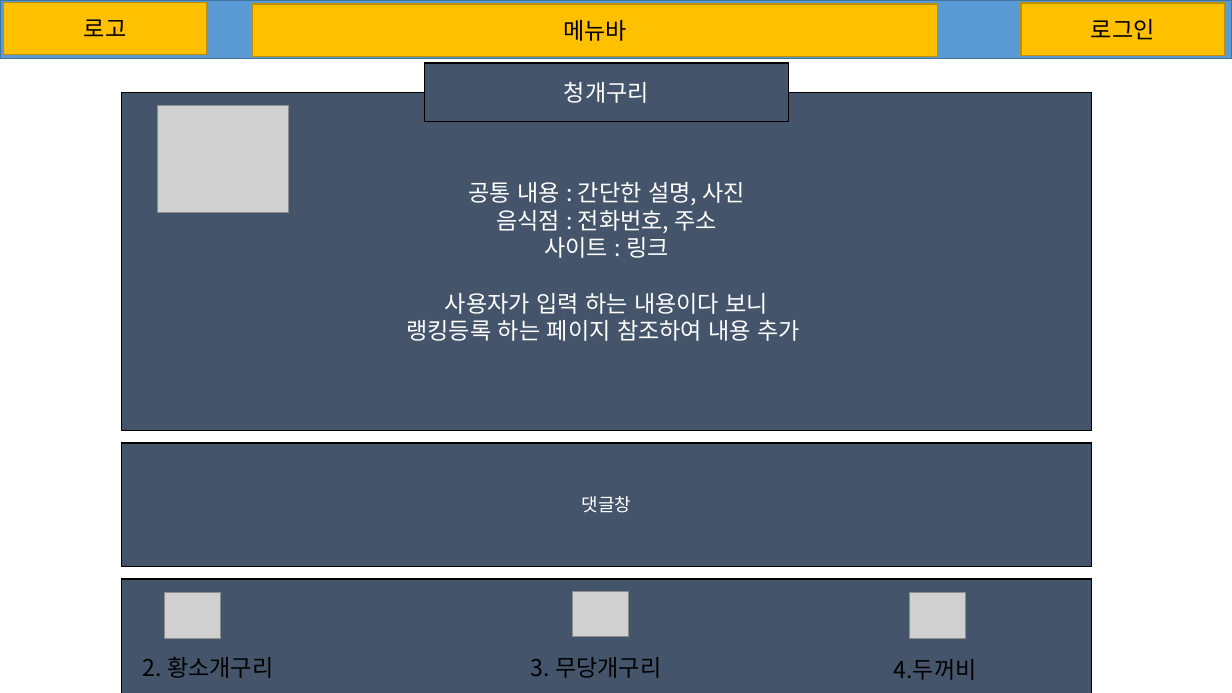
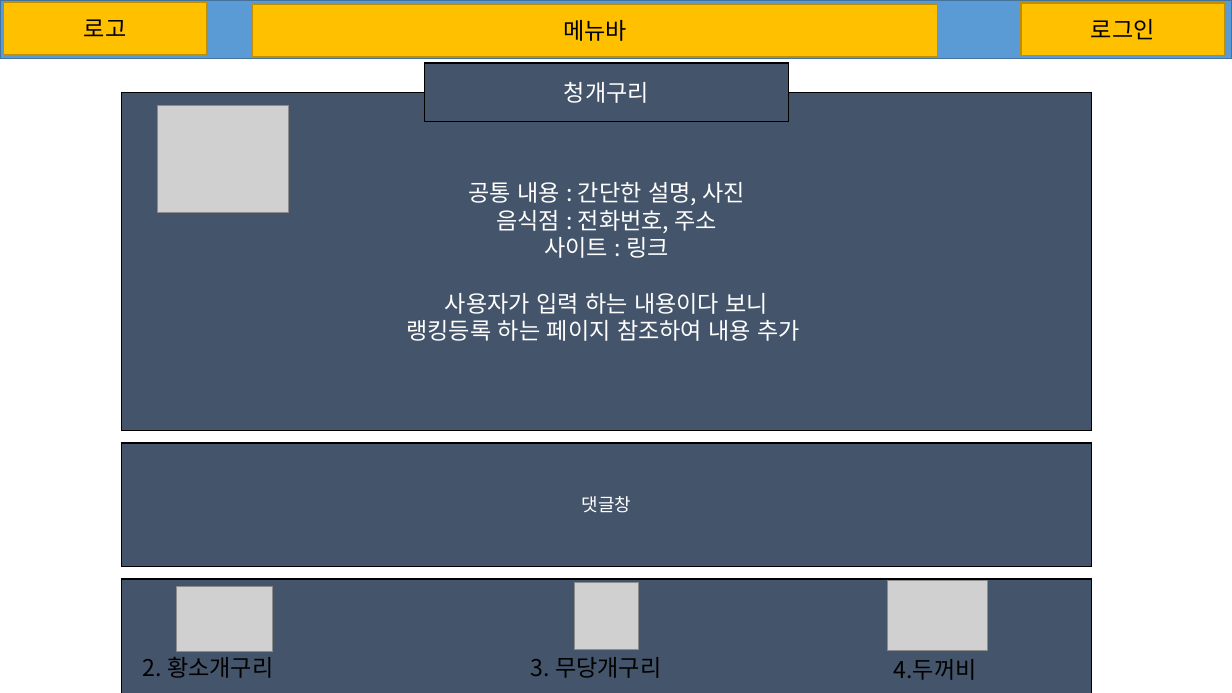
Before and after one commit to What-The-Pork/meeting-log, a slide deck: slide 3 of image/search/검색기능 프로토타입0524.pptx. Drawn at 1232x693 pixels with LibreOffice and Linux fonts; fonts in the diff are those of the drawing; grey boxes stand for pictures. Boxes give left, top, right and bottom in pixels: in the first picture for what was removed or moved away, otherwise in the second. Text is boxed around its words. In the diff, an @@ line names an element or a change of style, - is before the commit and + after.

```diff
--- a/image/search/검색기능 프로토타입0524.pptx
+++ b/image/search/검색기능 프로토타입0524.pptx
@@ picture removed at (x1=165, y1=592, x2=220, y2=638) @@
@@ picture added at (x1=177, y1=586, x2=272, y2=652) @@
@@ picture resized from (x1=573, y1=592, x2=628, y2=637) to (x1=575, y1=582, x2=639, y2=649) @@
@@ picture added at (x1=888, y1=580, x2=988, y2=651) @@
@@ picture removed at (x1=909, y1=592, x2=965, y2=638) @@
```
Also in this commit, not shown: 1 other slide changed, 1 other file.
